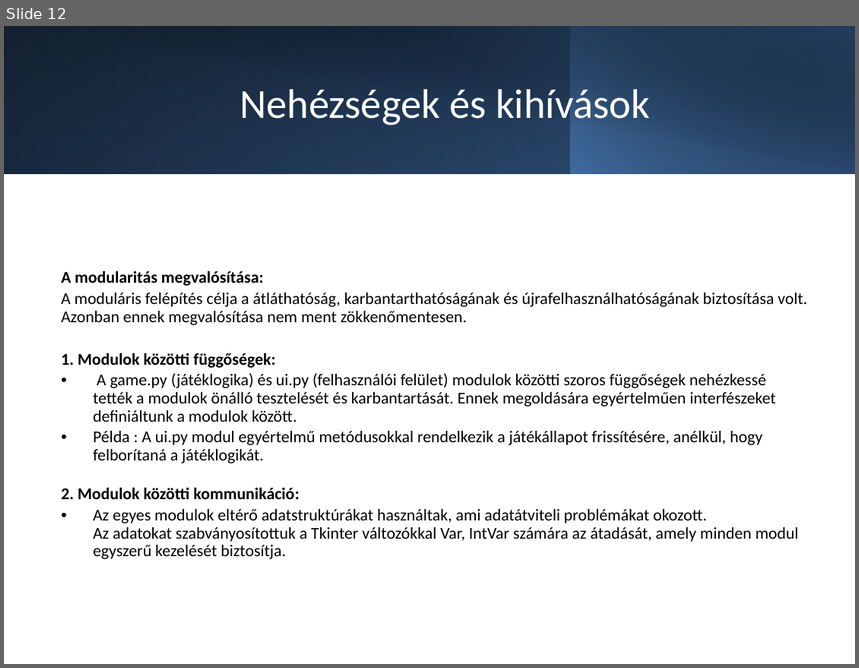
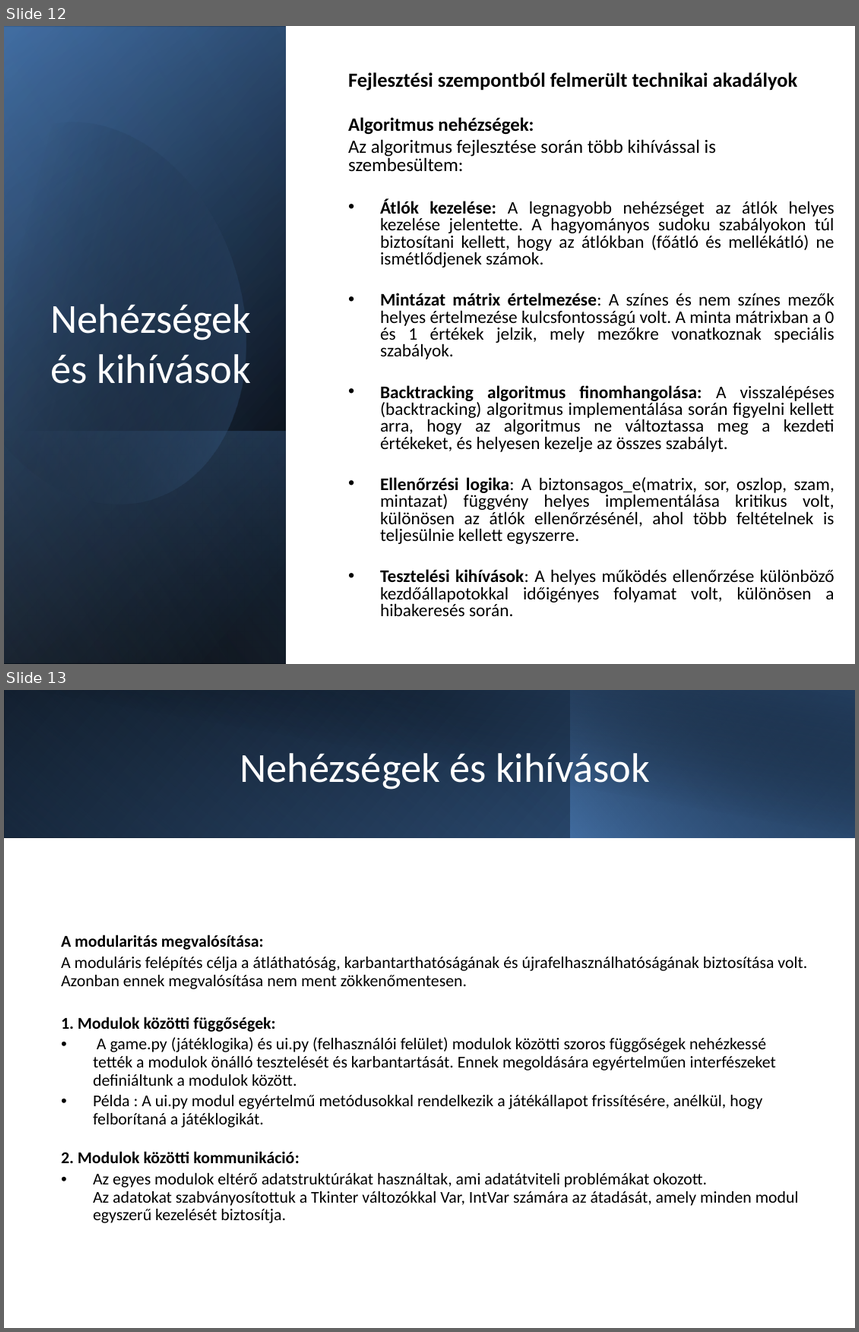
Before and after one commit to Verfurdo/Varazsnegyzet, a slide deck: documents/Projekt_Bemutato-1-2.pptx. Shown one above the other, each under a label of ours: slide 12 before the commit, slides 12 and 13 after it. The pictures are 859x668 and 859x1332 pixels, drawn with LibreOffice and Linux fonts; fonts in the diff are those of the drawing. Boxes give left, top, right and bottom in pixels: in the first picture for what was removed or moved away, otherwise in the second. Text is boxed around its words. In the diff, an @@ line names an element or a change of style, - is before the commit and + after.

```diff
--- a/documents/Projekt_Bemutato-1-2.pptx
+++ b/documents/Projekt_Bemutato-1-2.pptx
@@ slide 12 added at box(4, 26, 855, 664), background #FFFFFF @@
@@ rectangle added at box(4, 26, 855, 664), fill #FFFFFF @@
@@ rectangle added at box(5, 26, 286, 664), fill gradient #000000 to #376092 @@
@@ rectangle added at box(5, 28, 286, 664), fill gradient #000000 to #4F81BD @@
@@ rectangle added at box(5, 26, 286, 663), fill gradient #000000 to #95B3D7 @@
@@ freeform shape added at box(4, 86, 290, 535), fill gradient #000000 to #4F81BD @@
@@ text added at box(348, 72, 835, 617), 15 pt, text #000000 @@
+Fejlesztési szempontból felmerült technikai akadályok
+Algoritmus nehézségek:
+Az algoritmus fejlesztése során több kihívással is szembesültem:
+• Átlók kezelése: A legnagyobb nehézséget az átlók helyes kezelése jelentette. A hagyományos sudoku szabályokon túl biztosítani kellett, hogy az átlókban (főátló és mellékátló) ne ismétlődjenek számok.
+• Mintázat mátrix értelmezése: A színes és nem színes mezők helyes értelmezése kulcsfontosságú volt. A minta mátrixban a 0 és 1 értékek jelzik, mely mezőkre vonatkoznak speciális szabályok.
+• Backtracking algoritmus finomhangolása: A visszalépéses (backtracking) algoritmus implementálása során figyelni kellett arra, hogy az algoritmus ne változtassa meg a kezdeti értékeket, és helyesen kezelje az összes szabályt.
+• Ellenőrzési logika: A biztonsagos_e(matrix, sor, oszlop, szam, mintazat) függvény helyes implementálása kritikus volt, különösen az átlók ellenőrzésénél, ahol több feltételnek is teljesülnie kellett egyszerre.
+• Tesztelési kihívások: A helyes működés ellenőrzése különböző kezdőállapotokkal időigényes folyamat volt, különösen a hibakeresés során.
@@ title added at box(51, 304, 252, 384), 35 pt, text #FFFFFF @@
+Nehézségek és kihívások
@@ rectangle added at box(5, 432, 286, 664), fill gradient #4F81BD to #000000 @@
@@ what was slide 12 is now slide 13 @@
```
Also in this commit, not shown: 3 slides changed, 1 other slide added.
